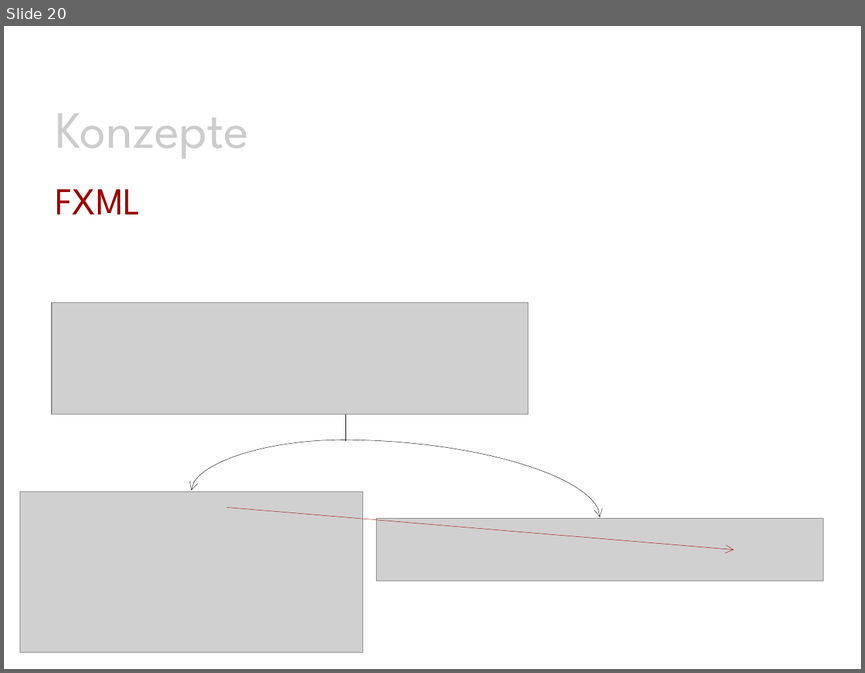
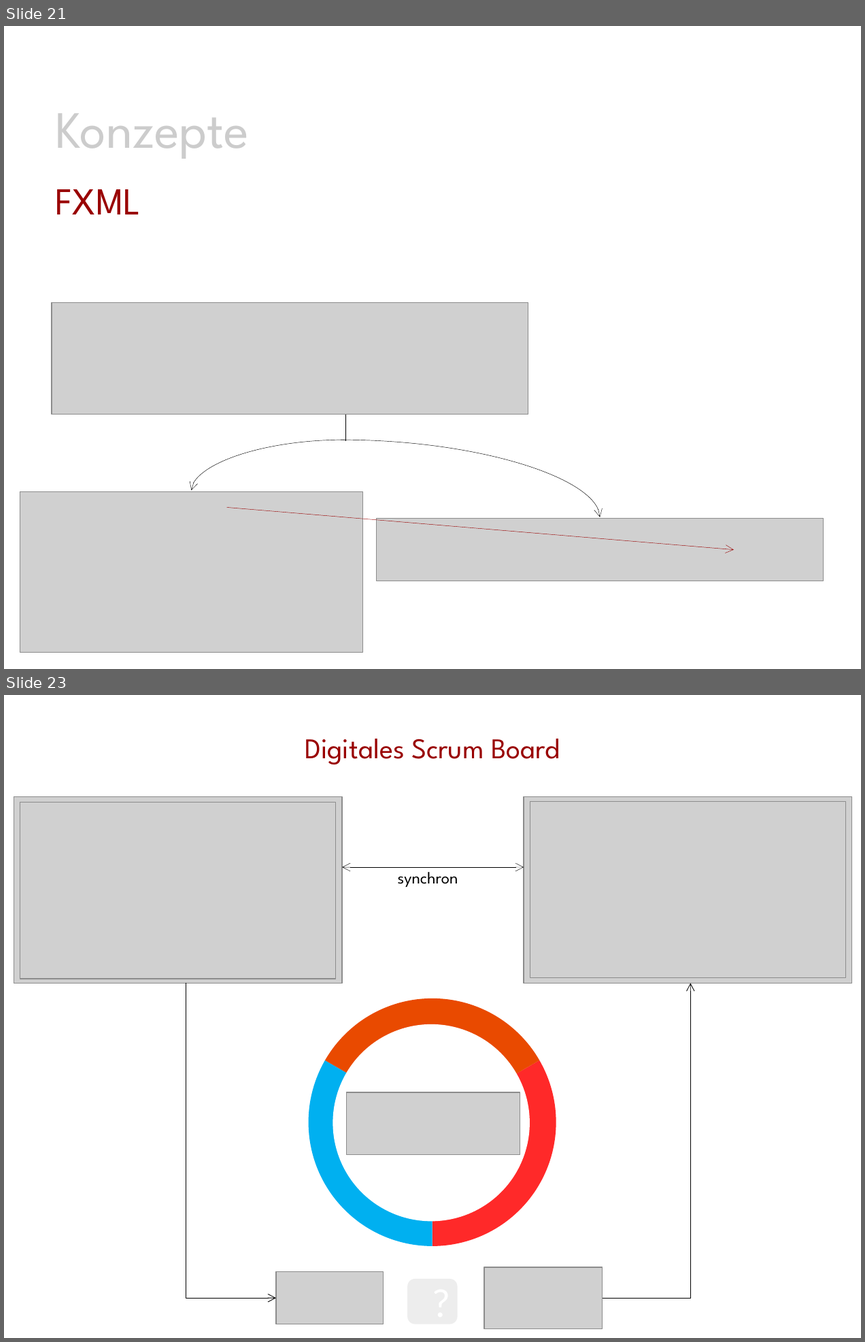
Before and after one commit to Morkunas/jfxusergroup, a slide deck: JavaFX-UserGroup.pptx. Shown one above the other, each under a label of ours: slide 20 before the commit, slides 21 and 23 after it; the slides between them are not shown. The pictures are 865x673 and 865x1342 pixels, drawn with LibreOffice and Linux fonts; fonts in the diff are those of the drawing; grey boxes stand for pictures; background and template pictures are left out. Boxes give left, top, right and bottom in pixels: in the first picture for what was removed or moved away, otherwise in the second. Text is boxed around its words. In the diff, an @@ line names an element or a change of style, - is before the commit and + after.

```diff
--- a/JavaFX-UserGroup.pptx
+++ b/JavaFX-UserGroup.pptx
@@ slide 23 added at [4,695,861,1338], background #FFFFFF @@
@@ text added at [305,739,560,765], 24 pt, text #990000 @@
+Digitales Scrum Board
@@ picture added at [14,797,343,983] @@
@@ picture added at [20,802,336,979] @@
@@ picture added at [524,797,851,983] @@
@@ picture added at [530,801,845,978] @@
@@ double arrow added from (343, 867) to (524, 867), #000000 0.25 pt @@
@@ text added at [398,867,458,887], 14 pt, text #000000 @@
+synchron
@@ elbow arrow added from (186, 983) to (275, 1297), #000000 0.5 pt @@
@@ pie chart added at [228,986,636,1258] @@
+categories: 1, 2, 3
+Series 1: 33, 33, 33
@@ elbow arrow added from (602, 1297) to (690, 983), #000000 0.5 pt @@
@@ ellipse added at [333,1024,530,1221], fill #FFFFFF @@
@@ picture added at [347,1093,520,1155] @@
@@ picture added at [275,1272,383,1324] @@
@@ rounded rectangle added at [407,1278,458,1324], fill #CCCCCC at 34% opacity @@
@@ text added at [424,1274,442,1329], 32 pt, text #FFFFFF @@
+?
@@ picture added at [484,1266,602,1328] @@
@@ what was slide 20 is now slide 21 @@
```
Also in this commit, not shown: 3 slides changed, 1 other slide added.
